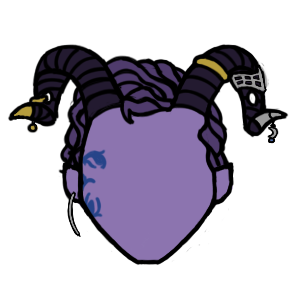
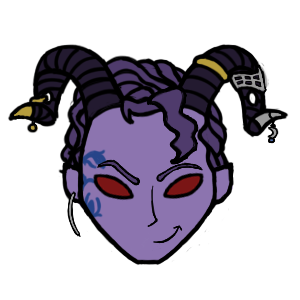
Revision of a layered 300x300 image; what changed, layer by layer:
added layer "Layer 5" above "Layer 4" over [left=146, top=85, right=199, bottom=165]
added layer "Layer 4" above "Layer 2" over [left=92, top=159, right=205, bottom=251]
